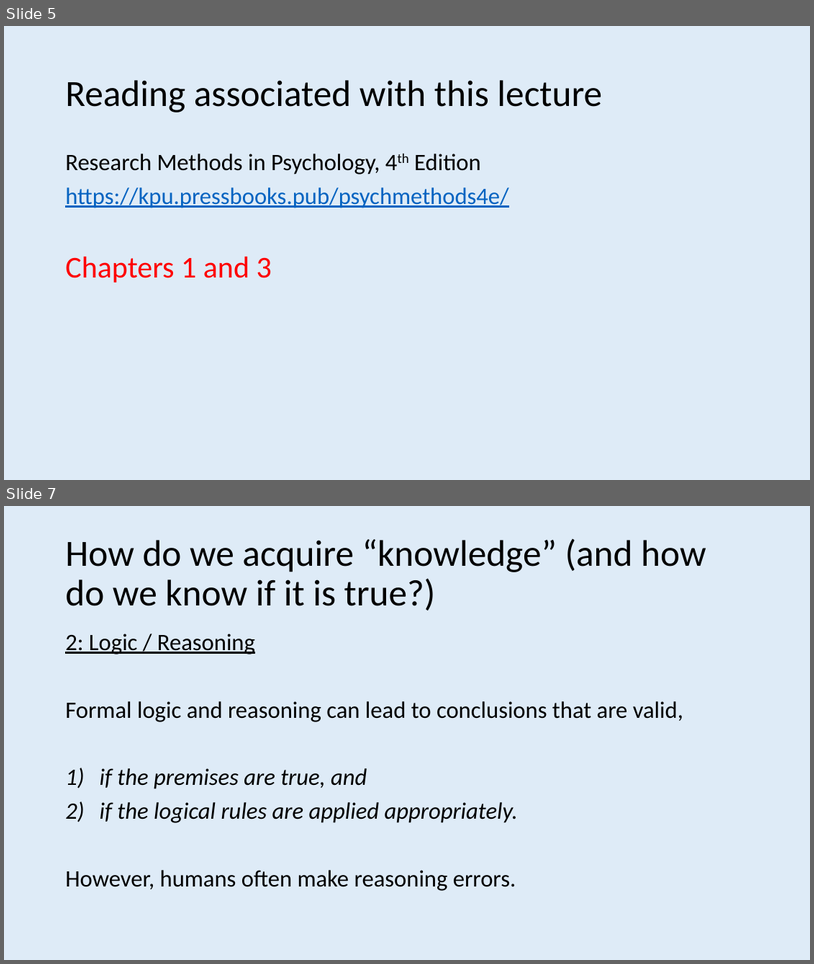
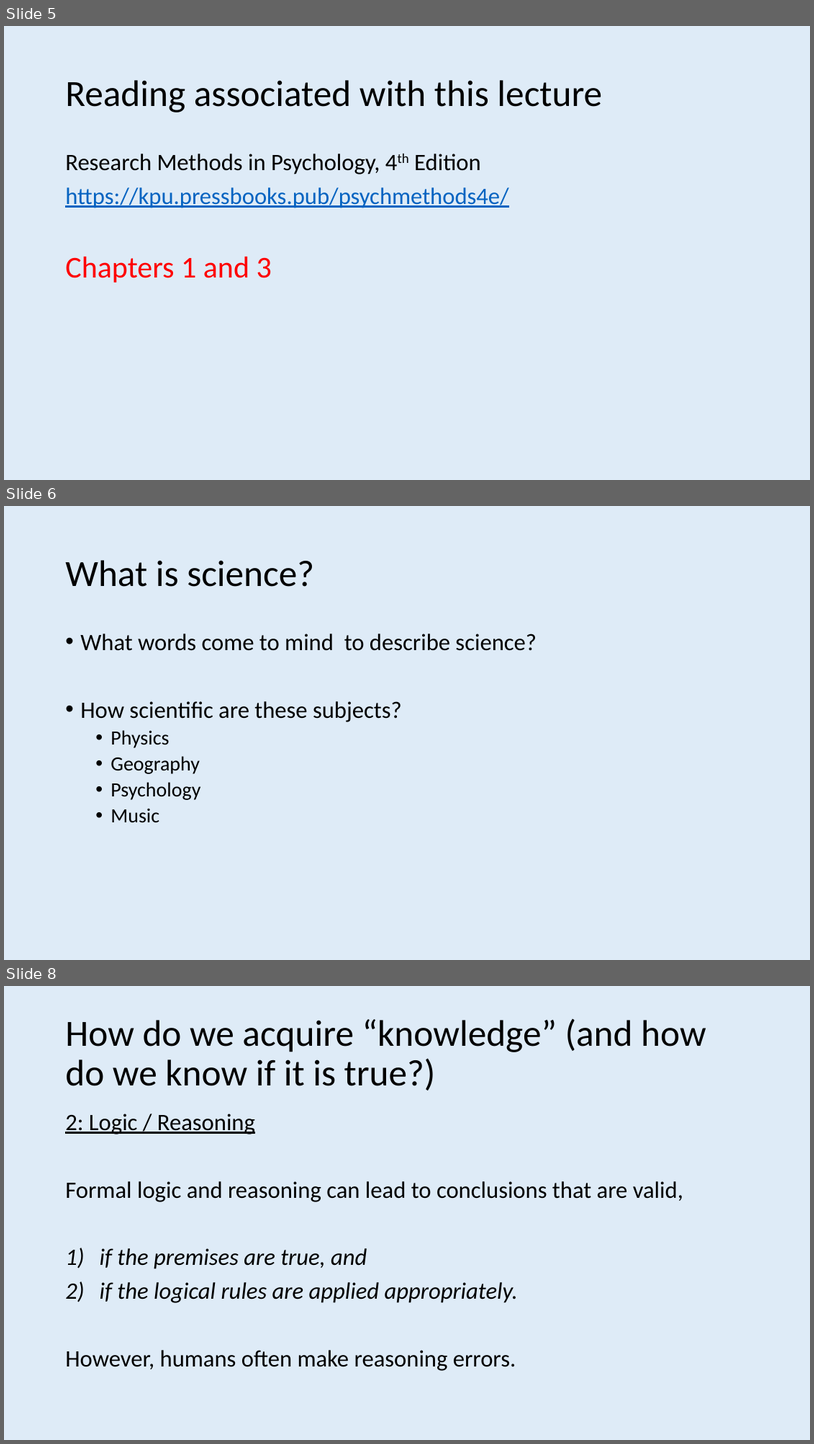
Before and after one commit to ajwills72/rmhealth-found, a slide deck: docs/science_truth_honesty.pptx. Shown one above the other, each under a label of ours: slides 5 and 7 before the commit, slides 5, 6 and 8 after it; the slides between them are not shown. The pictures are 814x964 and 814x1444 pixels, drawn with LibreOffice and Linux fonts; fonts in the diff are those of the drawing. Boxes give left, top, right and bottom in pixels: in the first picture for what was removed or moved away, otherwise in the second. Text is boxed around its words. In the diff, an @@ line names an element or a change of style, - is before the commit and + after.

```diff
--- a/docs/science_truth_honesty.pptx
+++ b/docs/science_truth_honesty.pptx
@@ slide 6 added at (4,506,810,960), background #DEEBF7 @@
@@ title added at (65,560,314,587), 44 pt, text #000000 @@
+What is science?
@@ text added at (80,633,537,823), 28 pt, text #000000 @@
+• What words come to mind to describe science?
+• How scientific are these subjects?
+  • Physics
+  • Geography
+  • Psychology
+  • Music
@@ what was slide 7 is now slide 8 @@
```
Also in this commit, not shown: 1 slide changed, 5 other slides added, 1 slide removed, 1 other file.
